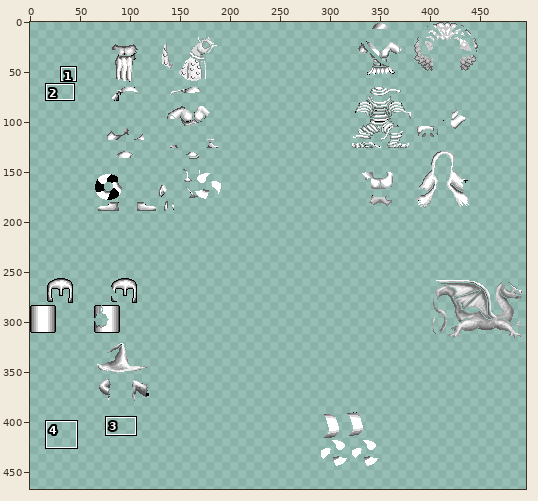
Sprite sheet: Data/UnitColour.png. The first picture is a wide view before the edit; the outline marks the close-up.
Close-up. As it was:
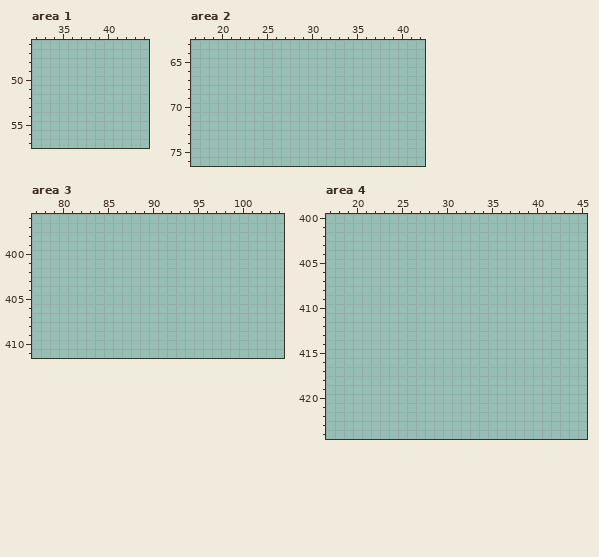
The file is 512x512 pixels. Pixels under 10% opacity are left out. Colours within 5 levels of each other are drawn and written as one. Shown: area 1: x 32..44, y 46..57; area 2: x 17..42, y 63..76; area 3: x 77..104, y 396..411; area 4: x 17..45, y 400..424. The wide view leaves out empty margins. The commit also changed other parts of the picture, which this record leaves out.
New version:
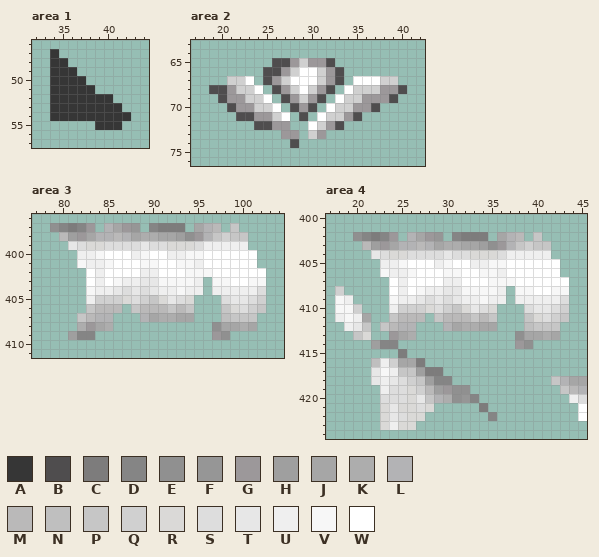
Palette (. is transparent): A #363636  B #4f4d4e  C #7d7c7c  D #858585  E #909090  F #969696  G #9c989a  H #9f9f9f  J #a6a6a6  K #adadad  L #b3b3b5  M #bab9b9  N #bfbfbf  P #c6c6c6  Q #d0d0d0  R #dad9d7  S #dddddd  T #e7e7e7  U #efefef  V #f7f7f7  W #ffffff
Diff:
Changed rows in their new state; - is an unchanged pixel.
Area 1:
first column x 34:
47 A--------
48 AA-------
49 AAA------
50 AAAA-----
51 AAAAA----
52 AAAAAAA--
53 AAAAAAAA-
54 AAAAAAAAA
55 -----AAA-
Area 2:
first column x 19:
65 -------BBGQGGB--------
66 ------BBGQWWQGB-------
67 --QQW-BGQWWWQGB-WWWQQ-
68 BBGQQW-BGQWQGB-WQQQGGB
69 -BGGQQW-BGQGB-WQQGGGB-
70 --BGGQQW-BGB-WQQGGB---
71 ---BBGGQW-B-WQQGB-----
72 -----BBGG--WQGB-------
73 --------GG-QG---------
74 ---------B------------
Area 3:
first column x 79:
397 EDCDG-LJGF-DCCC-JLM-P---
398 -MHGJLLMLJKKJJHEGLPQPP--
399 --TSRRSSSSTSSRRRSUUUUU--
400 ---UUVWWWUVWWUUVVWWWWWW-
401 ---VUUVWWWVVWWVVUWWWWWW-
402 ----WUWWWWUUWWWVVVWWWWWW
403 ----WUWVUUTTVVVVU-VVWWVV
404 ----VUUTSTSTUUVUU-UUUUUS
405 ----UQQQRSQPRTSR---STTSQ
406 ----PMMM-PMMMPMP---PRSQP
407 ---PMLL---LJKKJJ---NPPP-
408 ---KGJK-----------EJJKJ-
409 --HDD-------------GE----
Area 4:
first column x 18:
402 --EDCDG-LJGF-DCCC-JLM-P-----
403 ---MHGJLLMLJKKJJHEGLPQPP----
404 ----TSRRSSSSTSSRRRSUUUUU----
405 -----UUVWWWUVWWUUVVWWWWWW---
406 -----VUUVWWWVVWWVVUWWWWWW---
407 ------WUWWWWUUWWWVVVWWWWWW--
408 Q-----WUWVUUTTVVVVU-VVWWVV--
409 VU----VUUTSTSTUUVUU-UUUUUS--
410 VVQ---UQQQRSQPRTSR---STTSQ--
411 UVUJ--PMMM-PMMMPMP---PRSQP--
412 -UTP-PMLL---LJKKJJ---NPPP---
413 --PR--GJK-----------EJJKJ---
414 ----HDD-------------GE------
415 -------C--------------------
416 ----NUQJJC------------------
417 ----TVUPPHCC----------------
418 ----TUTSQPHDD-----------PLJJ
419 -----USSRQMHGEE----------PML
420 -----SSSRTPLKEFD----------US
421 -----RTRRSR-----C----------W
422 -----RTSRR-------D---------W
423 -----RURR-------------------
Changed places in both close-ups, as pixel boxes (x1, y1, x2, y2):
added: (50, 49, 131, 130)
added: (209, 58, 407, 148)
added: (50, 223, 266, 340)
added: (335, 232, 587, 430)
